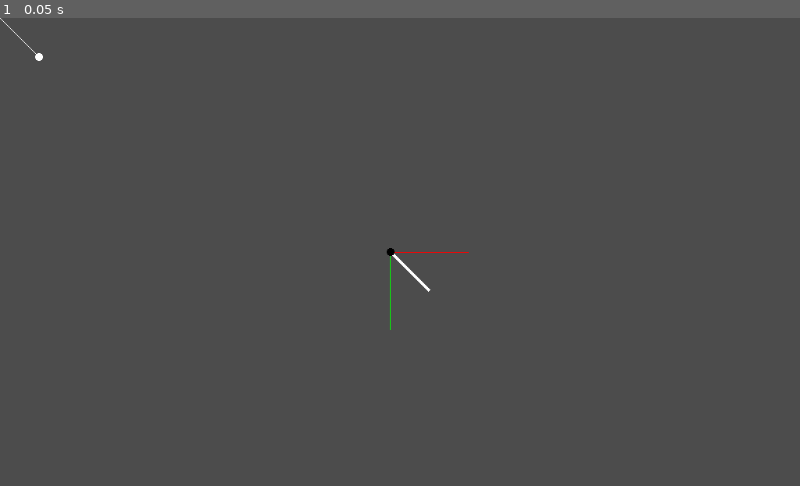
Above: before the commit, frame 1.
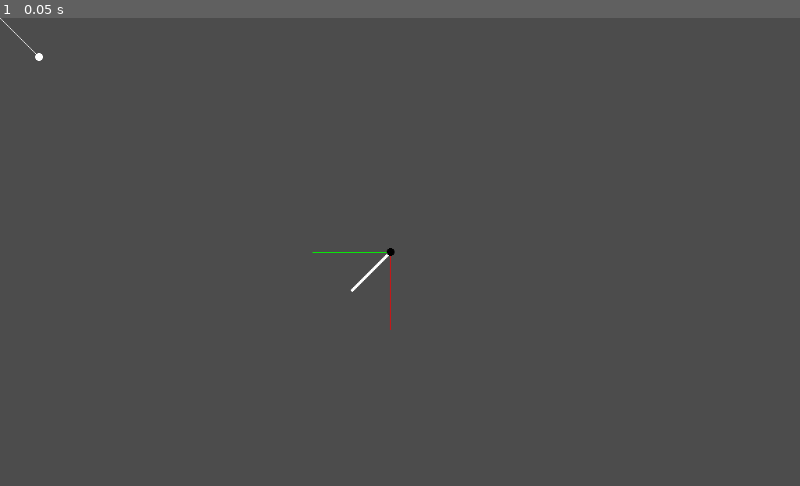
Above: after the commit, the same moment.

Repository: gutino/math4gamedev
Game: Godot game, scene res://Part 1/Transforms/Transforms.tscn
Two runs of this game, one before a commit and one after it. Both use one fixed random seed, a clock stepped at 60 frames per second and the inputs below. This scene is started directly instead of the project's main scene.
Inputs:
- Up to frame 1 (0.05 s): no input

The runs differ from the first frame. In frame 1, 0.2% of the frame differs, in the area x 39-59%, y 50-67%.

Commit message:
fix orientation error

Diff:
--- a/Math 4 Gamedev/Part 1/Transforms/Transforms.gd
+++ b/Math 4 Gamedev/Part 1/Transforms/Transforms.gd
@@ -1,4 +1,4 @@
-#tool
+tool
 extends Node2D
 
 var scale_fac := 100
@@ -9,11 +9,14 @@
 var obj_origin: Vector2
 var point_origin: Vector2
 
-onready var object = get_node("object")
-onready var point = get_node("point")
+var object: Node2D
+var point: Node2D
 
 
 func _process(delta):
+	object = get_node("object")
+	point = get_node("point")
+
 	obj_origin = object.transform.origin
 	point_origin = point.transform.origin
 
@@ -21,9 +24,19 @@
 	obj_y = object.transform.orthonormalized().y
 
 	local = Vector2(
-		obj_x.dot(point.transform.origin),
-		obj_y.dot(point.transform.origin)
+		obj_y.dot(point.transform.origin),
+		obj_x.dot(point.transform.origin)
 	)
+
+	print('---')
+	print(object.global_position)
+	print(object.global_transform)
+	print(point.global_position)
+	print(point.global_transform)
+	#print(obj_x)
+	#print(obj_y)
+	#print(local)
+	#print(object.transform.basis_xform(point_origin))
 
 	update()
 
@@ -36,4 +49,5 @@
 	draw_line(obj_origin, (obj_origin + obj_y*scale_fac), Color(0,1,0,1))
 
 	draw_line(obj_origin, obj_origin + local, Color(1,1,1,1), 3.0)
+
 	draw_circle(obj_origin, 5.0, Color(0,0,0,1))
--- a/Math 4 Gamedev/Part 1/Transforms/Transforms.tscn
+++ b/Math 4 Gamedev/Part 1/Transforms/Transforms.tscn
@@ -8,6 +8,7 @@
 [node name="object" type="Node2D" parent="."]
 visible = false
 position = Vector2( 500, 300 )
+rotation = 1.5708
 
 [node name="point" type="Node2D" parent="."]
 visible = false
